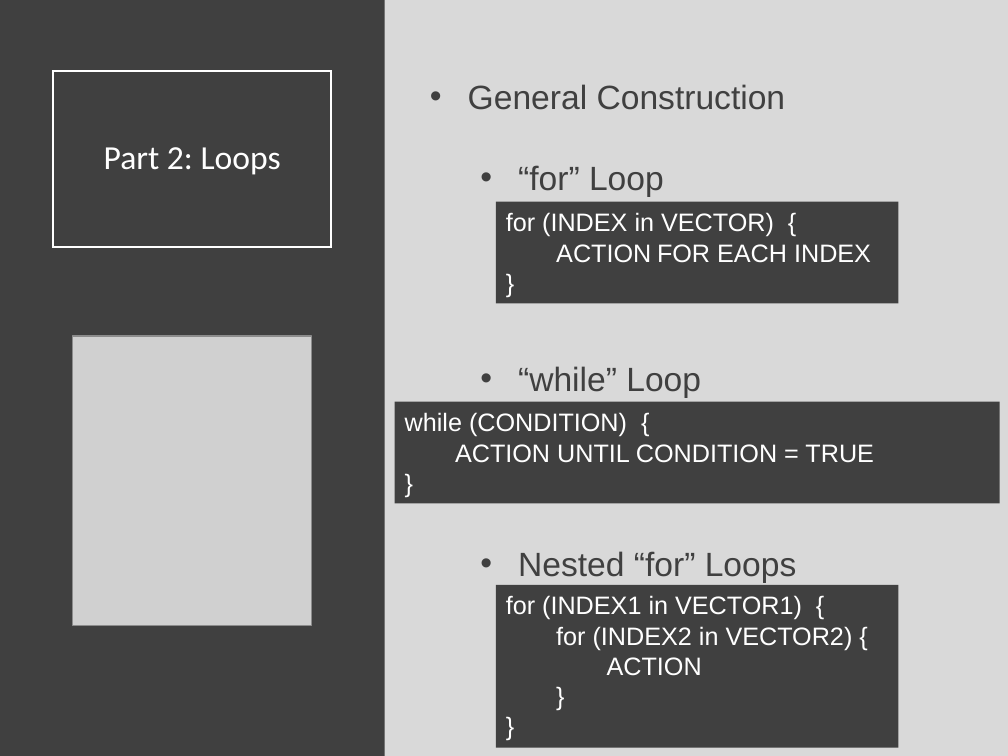
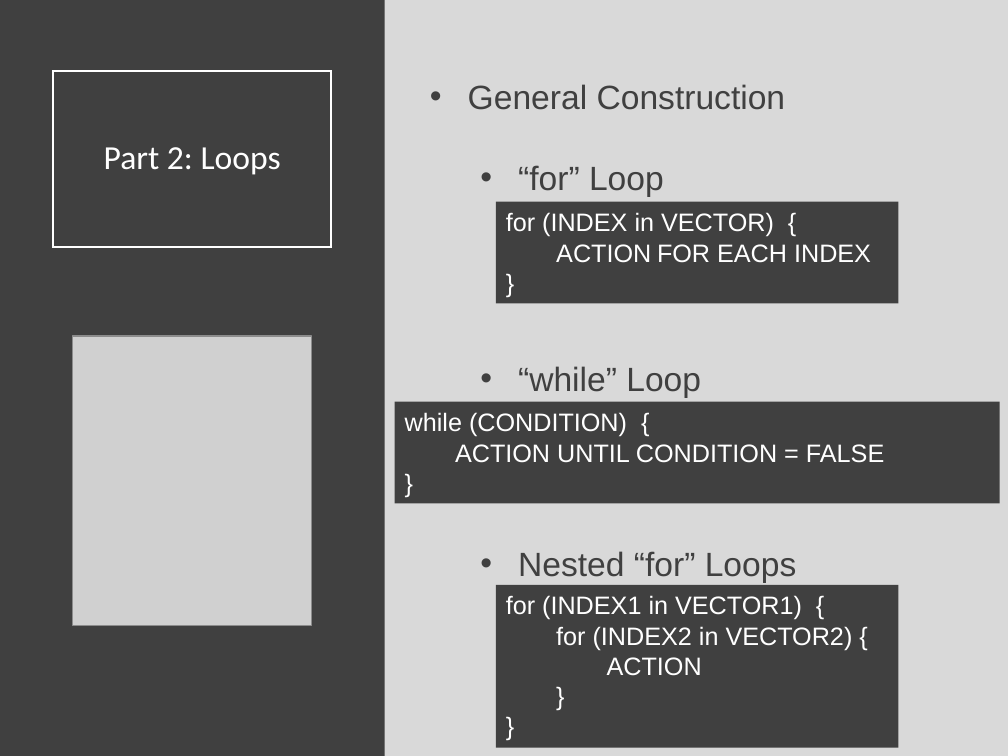
Before and after one commit to Yixf-Self/STOR320_WEBSITE, a slide deck: slide 7 of Lecture/Lecture 18/Lecture 18.pptx. Drawn at 1008x756 pixels with LibreOffice and Linux fonts; fonts in the diff are those of the drawing; grey boxes stand for pictures. Boxes give left, top, right and bottom in pixels: in the first picture for what was removed or moved away, otherwise in the second. Text is boxed around its words. In the diff, an @@ line names an element or a change of style, - is before the commit and + after.

```diff
--- a/Lecture/Lecture 18/Lecture 18.pptx
+++ b/Lecture/Lecture 18/Lecture 18.pptx
@@ text in rectangle at <box>455,444,884,463</box>: text changed @@
-ACTION UNTIL CONDITION = TRUE
+ACTION UNTIL CONDITION = FALSE
```
Also in this commit, not shown: 2 other slides changed, 8 slides added, 8 other files.
